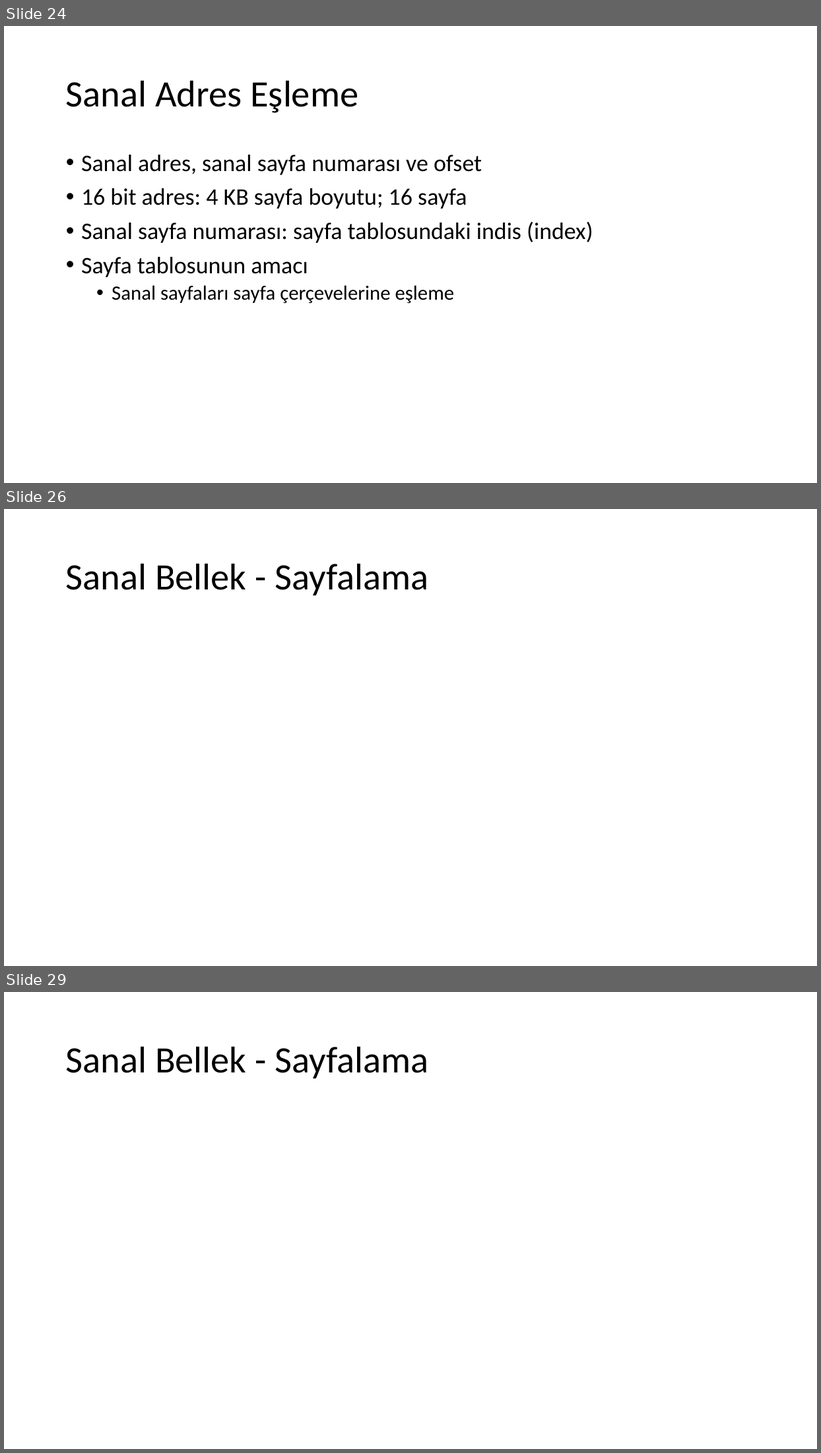
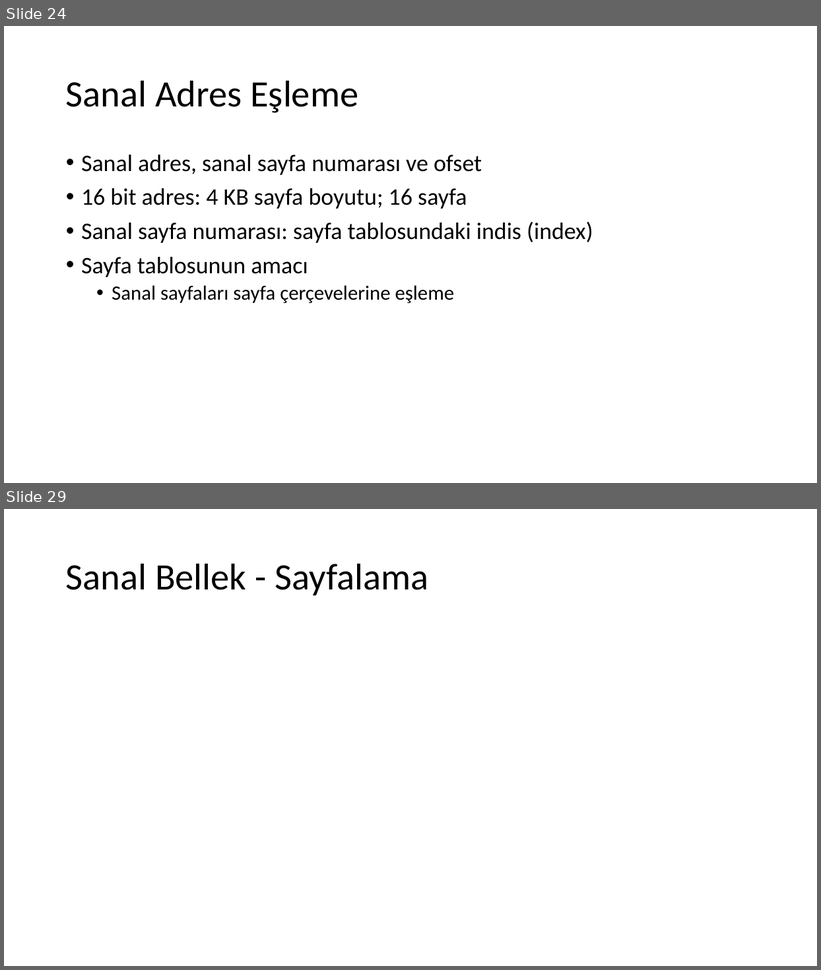
Before and after one commit to sercankulcu/sercankulcu.github.io, a slide deck: files/os/3_Bolum_3_Bellek.pptx. Shown one above the other, each under a label of ours: slides 24, 26 and 29 before the commit, slides 24 and 29 after it; the slides between them are not shown. The pictures are 821x1453 and 821x970 pixels, drawn with LibreOffice and Linux fonts; fonts in the diff are those of the drawing. Boxes give left, top, right and bottom in pixels: in the first picture for what was removed or moved away, otherwise in the second. Text is boxed around its words. In the diff, an @@ line names an element or a change of style, - is before the commit and + after.

```diff
--- a/files/os/3_Bolum_3_Bellek.pptx
+++ b/files/os/3_Bolum_3_Bellek.pptx
@@ slide 26 removed at [4,509,817,966], background #FFFFFF @@
@@ title removed at [66,563,428,595] @@
-Sanal Bellek - Sayfalama
```
Also in this commit, not shown: 2 slides changed, 2 slides added, 1 other slide removed.
